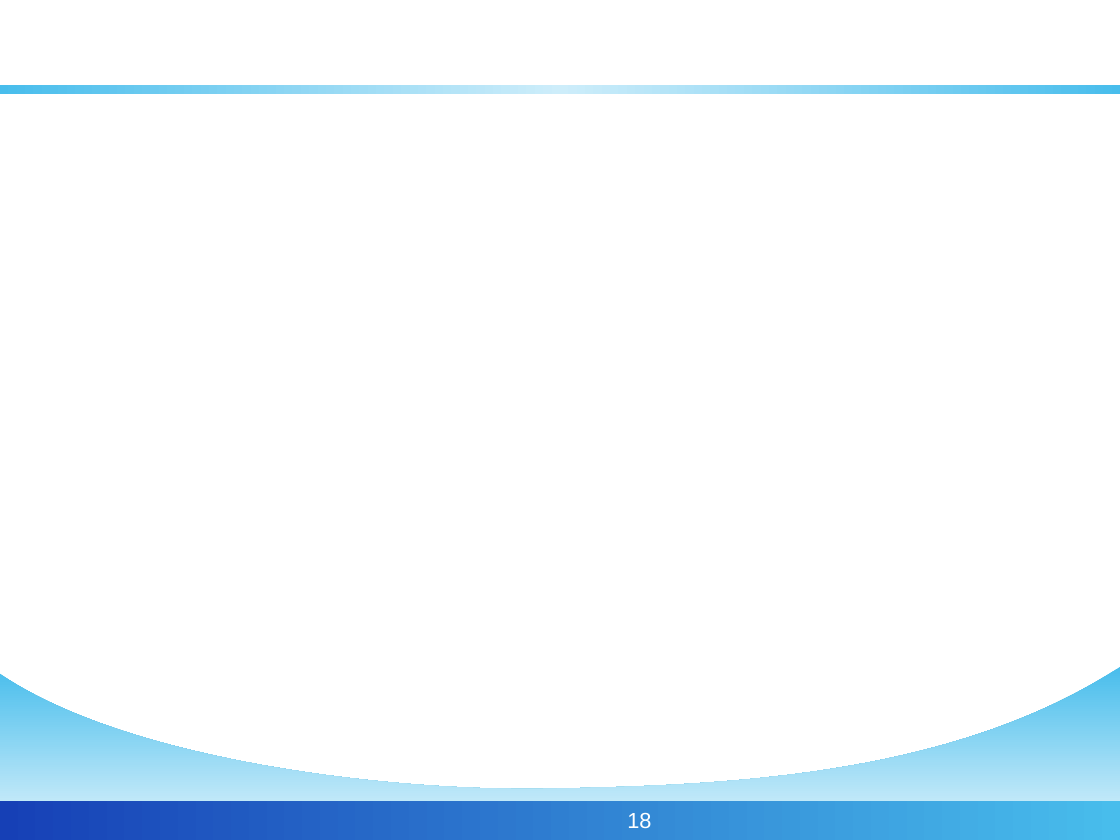
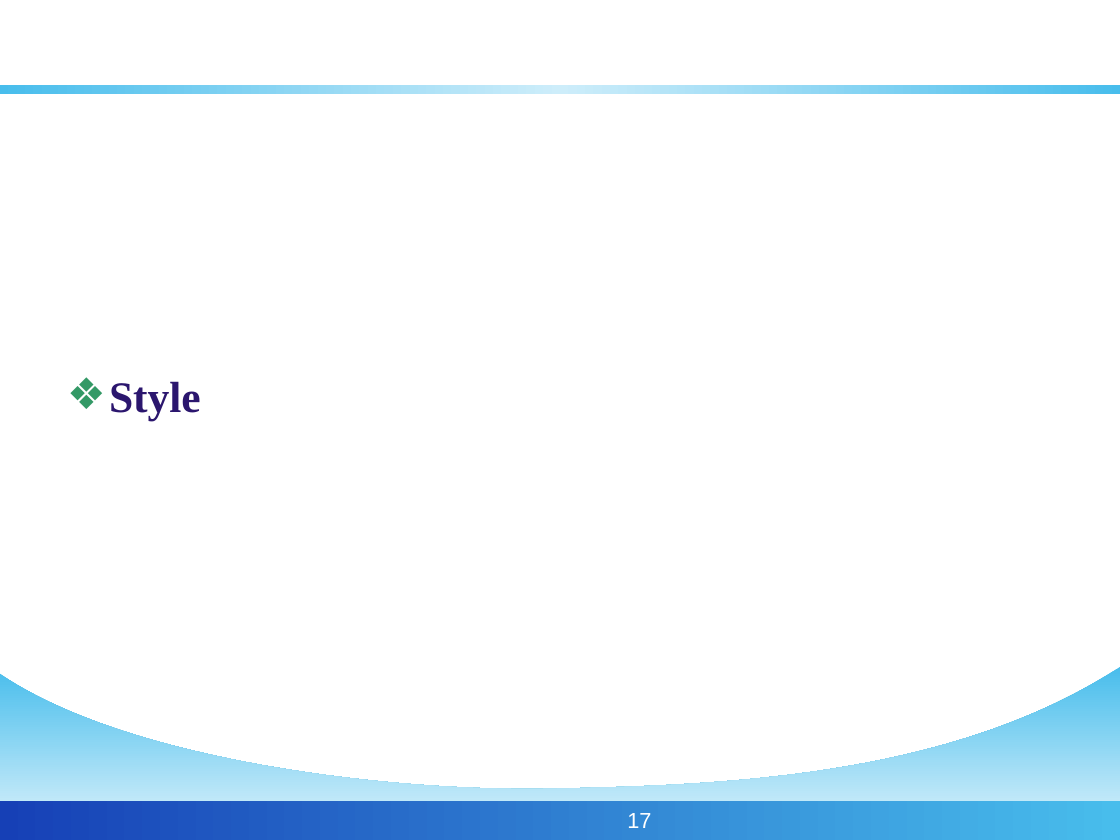
Before and after one commit to phamngsinh/cantho-webgis, a slide deck: slide 17 of Document/Bao Cao/BaoCaoLuanVan.ppt (slide 18 before the commit). Drawn at 1120x840 pixels with LibreOffice and Linux fonts; fonts in the diff are those of the drawing; background and template pictures are left out. Boxes give left, top, right and bottom in pixels: in the first picture for what was removed or moved away, otherwise in the second. Text is boxed around its words. In the diff, an @@ line names an element or a change of style, - is before the commit and + after.

```diff
--- a/Document/Bao Cao/BaoCaoLuanVan.ppt
+++ b/Document/Bao Cao/BaoCaoLuanVan.ppt
@@ text added at <box>109,381,201,420</box>, 28 pt, text #2B166E, bold @@
+❖ Style
@@ page number at <box>627,813,651,828</box>: text changed @@
-18
+17
```
Also in this commit, not shown: 5 other slides changed, 1 slide removed.
